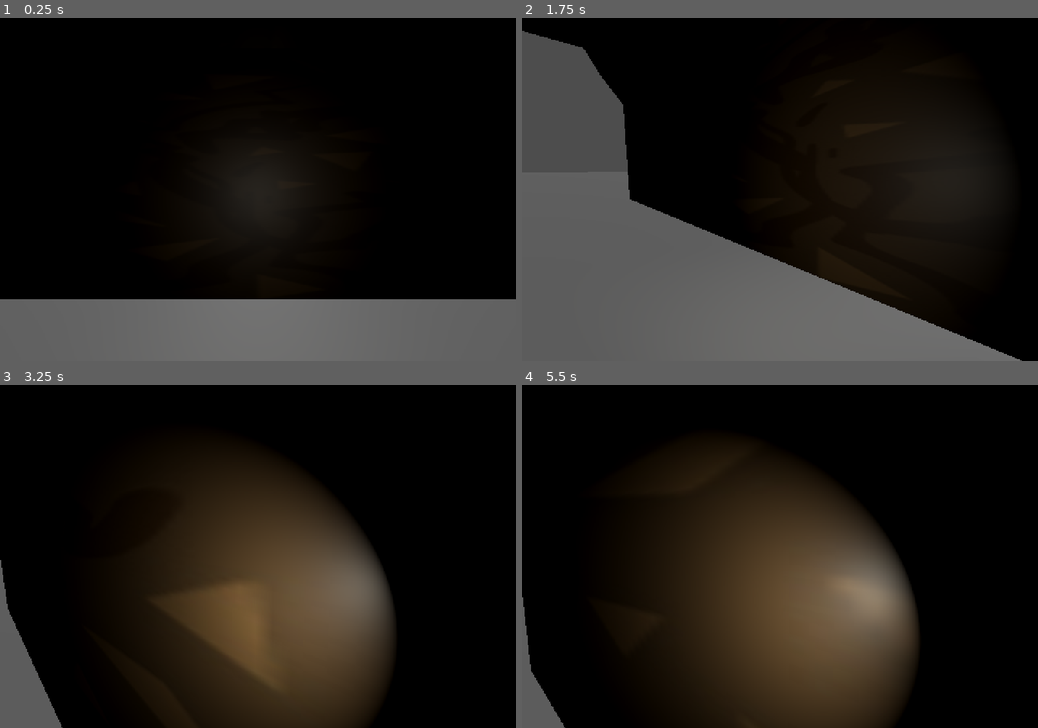
Above: before the commit, frames 1-4 (two rows, left to right).
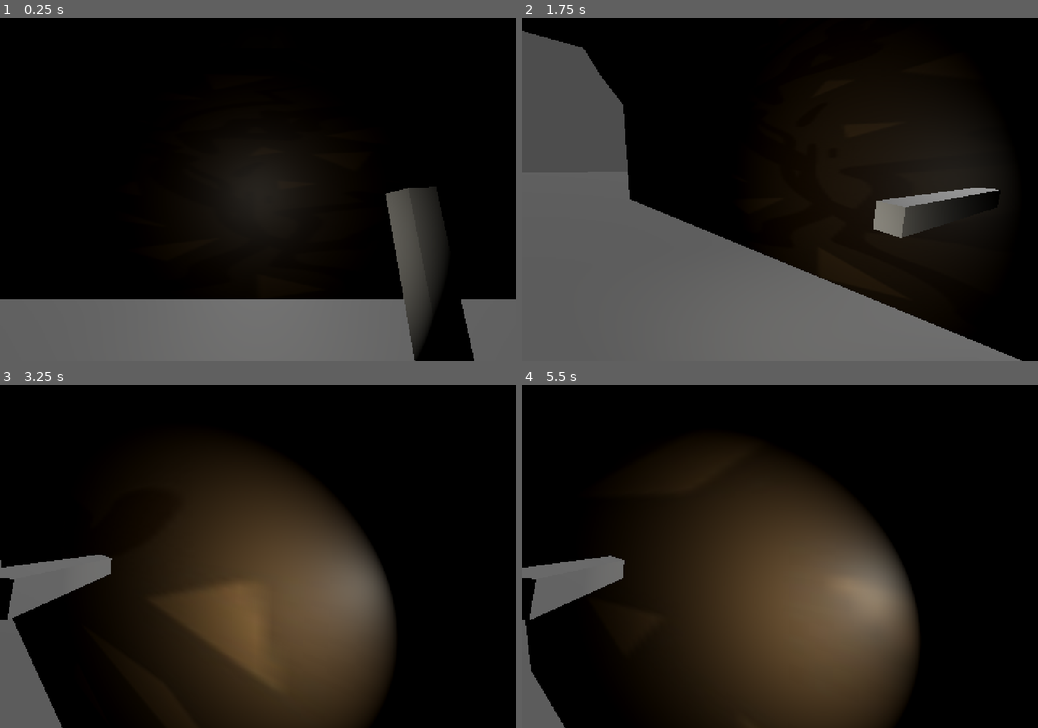
Above: after the commit, the same moments.

Repository: jakvbm1/under-angels-skin
Game: Godot game, scene res://scenes/places/dungeon/testing_level.tscn
The game is run twice, just before and just after one commit, with the same random seed, the same clock (stepped at 60 frames per second) and the same inputs.
Inputs (mouse positions are in pixels of both pictures, inside the frame that each line leads up to):
- Up to frame 1 (0.25 s): no input
- Up to frame 2 (1.75 s): tap Enter (ui_accept) at 0.5, 0.77, 1.52 s; move the mouse to (893, 172) at 0.52 s; hold D (right) 0.53-1.28 s; click (893, 172) at 0.6 s; move the mouse to (754, 189) at 1.27 s; hold W (forward) from 1.28 s (still down); right-click (754, 189) at 1.35 s; click (754, 189) at 1.55 s
- Up to frame 3 (3.25 s): keep holding W (forward); move the mouse to (268, 549) at 2.02 s; click (268, 549) at 2.1 s; move the mouse to (252, 563) at 2.77 s; click (252, 563) at 2.85 s; tap Enter (ui_accept) at 3.02 s
- Up to frame 4 (5.5 s): keep holding W (forward); move the mouse to (816, 559) at 3.52 s; right-click (816, 559) at 3.6 s; tap Enter (ui_accept) at 3.77, 4.52 s; click (816, 559) at 3.8 s; move the mouse to (738, 553) at 4.27 s; click (738, 553) at 4.35 s; move the mouse to (785, 556) at 5.02 s; click (785, 556) at 5.1 s

The runs differ from the first frame. In frame 1, 4.9% of the frame differs, in the area x 74-92%, y 49-100%; in frame 2, 1.3%; in frame 3, 2.2%; in frame 4, 2.0%.

Commit message:
created a simple weapon swing

Diff:
--- a/project.godot
+++ b/project.godot
@@ -30,6 +30,7 @@
 [global_group]
 
 player=""
+enemy=""
 
 [input]
 
@@ -63,3 +64,8 @@
 "events": [Object(InputEventMouseButton,"resource_local_to_scene":false,"resource_name":"","device":-1,"window_id":0,"a …(253 unchanged characters)…
 ]
 }
+attack={
+"deadzone": 0.5,
+"events": [Object(InputEventMouseButton,"resource_local_to_scene":false,"resource_name":"","device":-1,"window_id":0,"alt_pressed":false,"shift_pressed":false,"ctrl_pressed":false,"meta_pressed":false,"button_mask":0,"position":Vector2(0, 0),"global_position":Vector2(0, 0),"factor":1.0,"button_index":1,"canceled":false,"pressed":false,"double_click":false,"script":null)
+]
+}
--- a/scenes/entities/enemies/test_enemy.tscn
+++ b/scenes/entities/enemies/test_enemy.tscn
@@ -6,7 +6,7 @@
 [sub_resource type="CapsuleShape3D" id="CapsuleShape3D_log6p"]
 radius = 0.341504
 
-[node name="TestEnemy" type="CharacterBody3D"]
+[node name="TestEnemy" type="CharacterBody3D" groups=["enemy"]]
 collision_layer = 2
 collision_mask = 15
 script = ExtResource("1_67ntg")
--- a/scenes/entities/players/player.tscn
+++ b/scenes/entities/players/player.tscn
@@ -1,10 +1,142 @@
-[gd_scene load_steps=4 format=3 uid="uid://bu530m5tf1sxf"]
+[gd_scene load_steps=10 format=3 uid="uid://bu530m5tf1sxf"]
 
 [ext_resource type="Script" path="res://scripts/player.gd" id="1_pueir"]
 
 [sub_resource type="CapsuleMesh" id="CapsuleMesh_5ooqb"]
 
 [sub_resource type="CapsuleShape3D" id="CapsuleShape3D_jkcly"]
+
+[sub_resource type="BoxMesh" id="BoxMesh_l8dfm"]
+
+[sub_resource type="ConcavePolygonShape3D" id="ConcavePolygonShape3D_2r63q"]
+data = PackedVector3Array(-0.5, 0.5, 0.5, 0.5, 0.5, 0.5, -0.5, -0.5, 0.5, 0.5, 0.5, 0.5, 0.5, -0.5, 0.5, -0.5, -0.5, 0.5, 0.5, 0.5, -0.5, -0.5, 0.5, -0.5, 0.5, -0.5, -0.5, -0.5, 0.5, -0.5, -0.5, -0.5, -0.5, 0.5, -0.5, -0.5, 0.5, 0.5, 0.5, 0.5, 0.5, -0.5, 0.5, -0.5, 0.5, 0.5, 0.5, -0.5, 0.5, -0.5, -0.5, 0.5, -0.5, 0.5, -0.5, 0.5, -0.5, -0.5, 0.5, 0.5, -0.5, -0.5, -0.5, -0.5, 0.5, 0.5, -0.5, -0.5, 0.5, -0.5, -0.5, -0.5, 0.5, 0.5, 0.5, -0.5, 0.5, 0.5, 0.5, 0.5, -0.5, -0.5, 0.5, 0.5, -0.5, 0.5, -0.5, 0.5, 0.5, -0.5, -0.5, -0.5, 0.5, 0.5, -0.5, 0.5, -0.5, -0.5, -0.5, 0.5, -0.5, 0.5, 0.5, -0.5, -0.5, -0.5, -0.5, -0.5)
+
+[sub_resource type="Animation" id="Animation_yw0on"]
+resource_name = "attack"
+length = 0.5
+tracks/0/type = "value"
+tracks/0/imported = false
+tracks/0/enabled = true
+tracks/0/path = NodePath("Neck/Camera3D/Weapon/WeaponMesh:position")
+tracks/0/interp = 1
+tracks/0/loop_wrap = true
+tracks/0/keys = {
+"times": PackedFloat32Array(0),
+"transitions": PackedFloat32Array(1),
+"update": 0,
+"values": [Vector3(1.14647, -0.0684868, -0.555638)]
+}
+tracks/1/type = "value"
+tracks/1/imported = false
+tracks/1/enabled = true
+tracks/1/path = NodePath("Neck/Camera3D/Weapon/WeaponMesh:rotation")
+tracks/1/interp = 1
+tracks/1/loop_wrap = true
+tracks/1/keys = {
+"times": PackedFloat32Array(0),
+"transitions": PackedFloat32Array(1),
+"update": 0,
+"values": [Vector3(0.15544, 0.123312, -1.51717)]
+}
+tracks/2/type = "value"
+tracks/2/imported = false
+tracks/2/enabled = true
+tracks/2/path = NodePath("Neck/Camera3D/Weapon:rotation")
+tracks/2/interp = 1
+tracks/2/loop_wrap = true
+tracks/2/keys = {
+"times": PackedFloat32Array(0, 0.5),
+"transitions": PackedFloat32Array(-2, 1),
+"update": 0,
+"values": [Vector3(0, 0, 0), Vector3(0, 2.10499, 0)]
+}
+
+[sub_resource type="Animation" id="Animation_j8s0f"]
+length = 0.001
+tracks/0/type = "value"
+tracks/0/imported = false
+tracks/0/enabled = true
+tracks/0/path = NodePath("Neck/Camera3D/Weapon:rotation")
+tracks/0/interp = 1
+tracks/0/loop_wrap = true
+tracks/0/keys = {
+"times": PackedFloat32Array(0),
+"transitions": PackedFloat32Array(1),
+"update": 0,
+"values": [Vector3(0, 2.10499, 0)]
+}
+tracks/1/type = "value"
+tracks/1/imported = false
+tracks/1/enabled = true
+tracks/1/path = NodePath("Neck/Camera3D/Weapon/WeaponMesh:position")
+tracks/1/interp = 1
+tracks/1/loop_wrap = true
+tracks/1/keys = {
+"times": PackedFloat32Array(0),
+"transitions": PackedFloat32Array(1),
+"update": 0,
+"values": [Vector3(0.535923, -0.48845, -0.652102)]
+}
+tracks/2/type = "value"
+tracks/2/imported = false
+tracks/2/enabled = true
+tracks/2/path = NodePath("Neck/Camera3D/Weapon/WeaponMesh:rotation")
+tracks/2/interp = 1
+tracks/2/loop_wrap = true
+tracks/2/keys = {
+"times": PackedFloat32Array(0),
+"transitions": PackedFloat32Array(1),
+"update": 0,
+"values": [Vector3(-0.196499, 0.157188, 0.033247)]
+}
+
+[sub_resource type="Animation" id="Animation_ai8po"]
+resource_name = "idle"
+length = 3.0
+loop_mode = 1
+tracks/0/type = "value"
+tracks/0/imported = false
+tracks/0/enabled = true
+tracks/0/path = NodePath("Neck/Camera3D/Weapon:rotation")
+tracks/0/interp = 1
+tracks/0/loop_wrap = true
+tracks/0/keys = {
+"times": PackedFloat32Array(0),
+"transitions": PackedFloat32Array(1),
+"update": 0,
+"values": [Vector3(0, 0, 0)]
+}
+tracks/1/type = "value"
+tracks/1/imported = false
+tracks/1/enabled = true
+tracks/1/path = NodePath("Neck/Camera3D/Weapon/WeaponMesh:position")
+tracks/1/interp = 1
+tracks/1/loop_wrap = true
+tracks/1/keys = {
+"times": PackedFloat32Array(0, 1.5),
+"transitions": PackedFloat32Array(-2, -2),
+"update": 0,
+"values": [Vector3(0.535923, -0.48845, -0.652102), Vector3(0.535923, -0.566668, -0.652102)]
+}
+tracks/2/type = "value"
+tracks/2/imported = false
+tracks/2/enabled = true
+tracks/2/path = NodePath("Neck/Camera3D/Weapon/WeaponMesh:rotation")
+tracks/2/interp = 1
+tracks/2/loop_wrap = true
+tracks/2/keys = {
+"times": PackedFloat32Array(0, 1.5),
+"transitions": PackedFloat32Array(-2, -2),
+"update": 0,
+"values": [Vector3(-0.196499, 0.157188, 0.033247), Vector3(-0.221092, 0.150793, 0.0657412)]
+}
+
+[sub_resource type="AnimationLibrary" id="AnimationLibrary_ddoup"]
+_data = {
+"RESET": SubResource("Animation_j8s0f"),
+"attack": SubResource("Animation_yw0on"),
+"idle": SubResource("Animation_ai8po")
+}
 
 [node name="Player" type="CharacterBody3D" groups=["player"]]
 collision_mask = 15
@@ -24,8 +156,31 @@
 [node name="Sprite3D" type="Sprite3D" parent="Neck/Camera3D"]
 transform = Transform3D(1, 0, 0, 0, 1, 0, 0, 0, 1, 0, 0, -0.722329)
 
+[node name="Weapon" type="Node3D" parent="Neck/Camera3D"]
+transform = Transform3D(-0.509147, 0, 0.86068, 0, 1, 0, -0.86068, 0, -0.509147, 0, 0, 0)
+
+[node name="WeaponMesh" type="MeshInstance3D" parent="Neck/Camera3D/Weapon"]
+transform = Transform3D(0.098611, -0.0633769, 0.0153529, 0.00326012, 0.980214, 0.0195237, -0.0162865, -0.18752, 0.0968665, 0.535923, -0.48845, -0.652102)
+mesh = SubResource("BoxMesh_l8dfm")
+
+[node name="Hitbox" type="Area3D" parent="Neck/Camera3D/Weapon/WeaponMesh"]
+transform = Transform3D(-0.693113, 0.0229707, -0.853854, -0.0110479, 1.09927, 0.038541, 0.854092, 0.0328604, -0.692421, 0, 0, 0)
+monitoring = false
+
+[node name="CollisionShape3D" type="CollisionShape3D" parent="Neck/Camera3D/Weapon/WeaponMesh/Hitbox"]
+transform = Transform3D(-0.630102, -0.0100436, 0.776447, 0.0208824, 0.999335, 0.0298731, -0.776231, 0.0350372, -0.629474, 0, 0, 0)
+shape = SubResource("ConcavePolygonShape3D_2r63q")
+
 [node name="SpotLight3D" type="SpotLight3D" parent="Neck"]
 transform = Transform3D(1, 0, 0, 0, 1, 0, 0, 0, 1, 0, 0.615297, -0.195678)
 light_color = Color(0.988235, 0.968627, 0.905882, 1)
 spot_range = 6.09071
 spot_angle = 50.7087
+
+[node name="AnimationPlayer" type="AnimationPlayer" parent="."]
+libraries = {
+"": SubResource("AnimationLibrary_ddoup")
+}
+playback_default_blend_time = 0.1
+
+[connection signal="animation_finished" from="AnimationPlayer" to="." method="_on_animation_player_animation_finished"]
--- a/scripts/player.gd
+++ b/scripts/player.gd
@@ -1,6 +1,6 @@
 extends CharacterBody3D
 
-
+var enemy
 const SPEED = 5.0
 const JUMP_VELOCITY = 4.5
 const DASH_MULTI = 50
@@ -8,6 +8,12 @@
 @onready var camera: Camera3D = $Neck/Camera3D
 @onready var sprite_3d: Sprite3D = $Neck/Camera3D/Sprite3D
 @onready var spot_light_3d: SpotLight3D = $Neck/SpotLight3D
+@onready var animation_player: AnimationPlayer = $AnimationPlayer
+@onready var hitbox: Area3D = $Neck/Camera3D/Weapon/WeaponMesh/Hitbox
+
+func _ready() -> void:
+	animation_player.play("idle")
+	enemy = get_tree().get_first_node_in_group("enemy")
 
 func _unhandled_input(event: InputEvent) -> void:
 	if event is InputEventMouseButton:
@@ -54,3 +60,13 @@
 		velocity.z = move_toward(velocity.z, 0, SPEED)
 
 	move_and_slide()
+
+func _process(delta: float) -> void:
+	if Input.is_action_just_pressed("attack"):
+		animation_player.play("attack")
+		hitbox.monitoring = true
+
+func _on_animation_player_animation_finished(anim_name: StringName) -> void:
+	if anim_name == "attack":
+		animation_player.play("idle")
+		hitbox.monitoring = false
--- a/scripts/test_enemy.gd
+++ b/scripts/test_enemy.gd
@@ -17,12 +17,12 @@
 	var distance = player.position.distance_to(position)
 
 	if distance < 10 and is_on_floor() and distance > 2:
-		print('gonie cie')
+		#print('gonie cie')
 		position.x = move_toward(position.x, player.position.x, delta)
 		position.z = move_toward(position.z, player.position.z, delta)
 		move_and_slide()
-		print(player.position)
+		#print(player.position)
 
-	else:
-		print('nie gonie')
+	#else:
+		#print('nie gonie')
 	move_and_slide()
Not shown: 8 places in assets/tiles/DirtTileset.tres that only renumber resources
